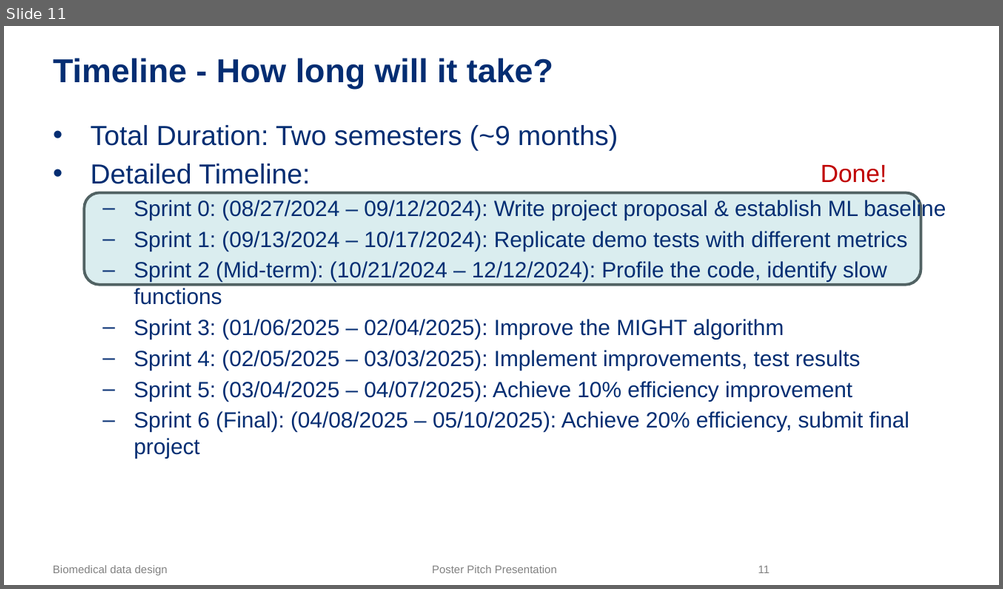
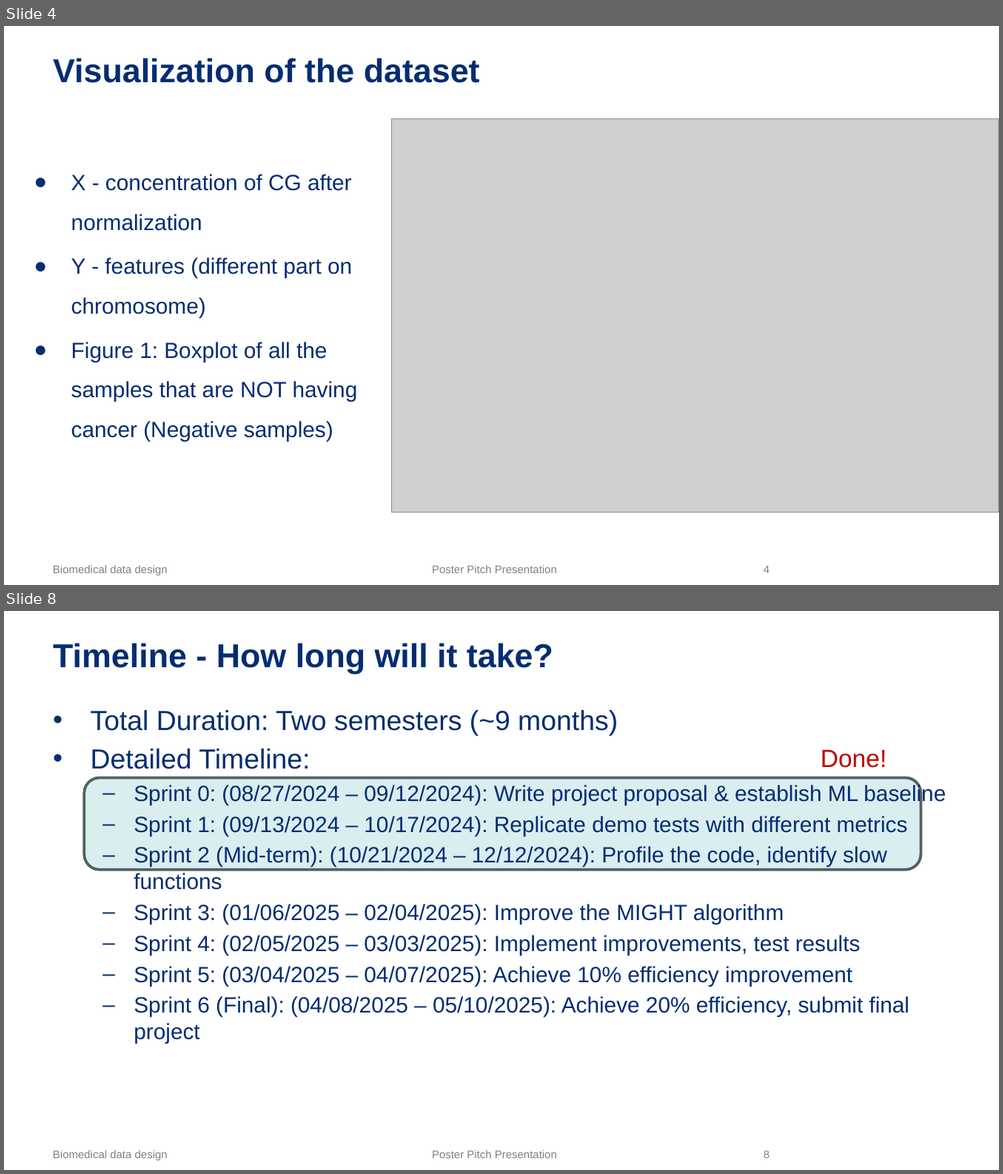
Before and after one commit to NeuroDataDesign/Cancer, a slide deck: Pitch deck.pptx. Shown one above the other, each under a label of ours: slide 11 before the commit, slides 4 and 8 after it; the slides between them are not shown. The pictures are 1003x589 and 1003x1174 pixels, drawn with LibreOffice and Linux fonts; fonts in the diff are those of the drawing; grey boxes stand for pictures; background and template pictures are left out. Boxes give left, top, right and bottom in pixels: in the first picture for what was removed or moved away, otherwise in the second. Text is boxed around its words. In the diff, an @@ line names an element or a change of style, - is before the commit and + after.

```diff
--- a/Pitch deck.pptx
+++ b/Pitch deck.pptx
@@ slide 4 added at (4,26,999,585), background #FFFFFF; not listed: 3 template elements that a slide beside it also shows @@
@@ title added at (53,58,480,83), 24 pt, text #042D72, bold @@
+Visualization of the dataset
@@ picture added at (391,118,999,512) @@
@@ text added at (71,174,358,442), 16 pt, text #042D72 @@
+● X - concentration of CG after normalization
+● Y - features (different part on chromosome)
+● Figure 1: Boxplot of all the samples that are NOT having cancer (Negative samples)
@@ what was slide 11 is now slide 8 @@
@@ page number at (763,1150,769,1159): text changed @@
-11
+8
```
Also in this commit, not shown: 3 slides changed, 3 other slides added, 9 slides removed, 1 other file.
